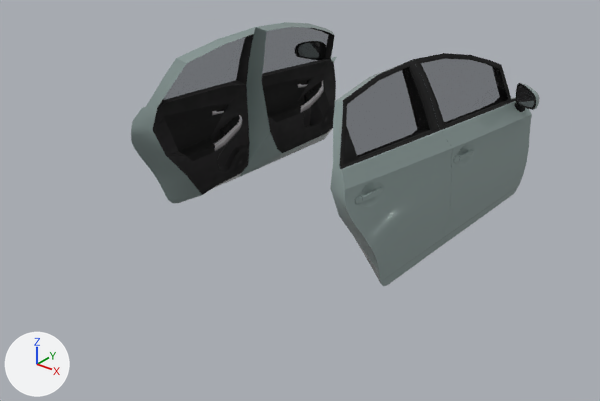
The Blender file Assets/_Project/Models/prius.blend as it was, and as the next commit left it.
Camera for both pictures: a 50 mm lens placed at (13.05, -16.93, 12.94), pointed at (-0.36, -0.16, 2.55). Lighting does not change. The marker at lower left points along +X, +Y and +Z. The older version comes first.

Names of what the first picture shows: 'Door_fl', 'Door_fr', 'Door_rl', 'Door_rr'.
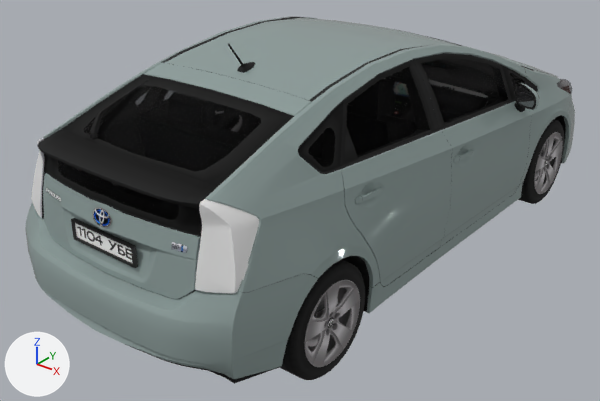
Where the newer file only moved an object's origin or applied its transform, the numbers keep the older frame.

Where the change shows, as pixel boxes [x1, y1, x2, y2] in the pictures (600 x 401 px):
'Prius001prius1', shown
    after: [25, 16, 575, 384]
'Trunk', shown
    after: [37, 63, 311, 299]
'Wheels.003', shown
    after: [279, 260, 365, 380]
'Wheels', shown
    after: [518, 119, 565, 204]
'numberplate.001', added
    after: [71, 218, 138, 268]
'Hood', shown
    after: [488, 52, 558, 77]

The change in detail:
Picture 'numberplate' (img_numberplate) is new.
Material 'NumberPlate' (mat_numberplate) is new.
Its texture is img_numberplate.
Mesh me_cube is new.
It has 16 vertices, 14 faces and spans x -1.0..1.0, y -1.0..1.0, z -1.0..1.0.
It uses material mat_numberplate (picture img_numberplate).
Object 'Hood' (ob_hood) is now shown.
Object 'Prius001prius1' (ob_prius001prius1) is now shown.
Object 'Trunk' (ob_trunk) is now shown.
Object 'Wheels' (ob_wheels) is now shown.
Object 'Wheels.003' (ob_wheels_003) is now shown.
Object 'numberplate.001' (ob_numberplate_001) is new; it shows me_cube.
Its location is (0.23, -7.51, 4.52).
Its rotation in degrees is (0, 0, 180).
Its scale is (1.0, 0.0403, 0.246).
